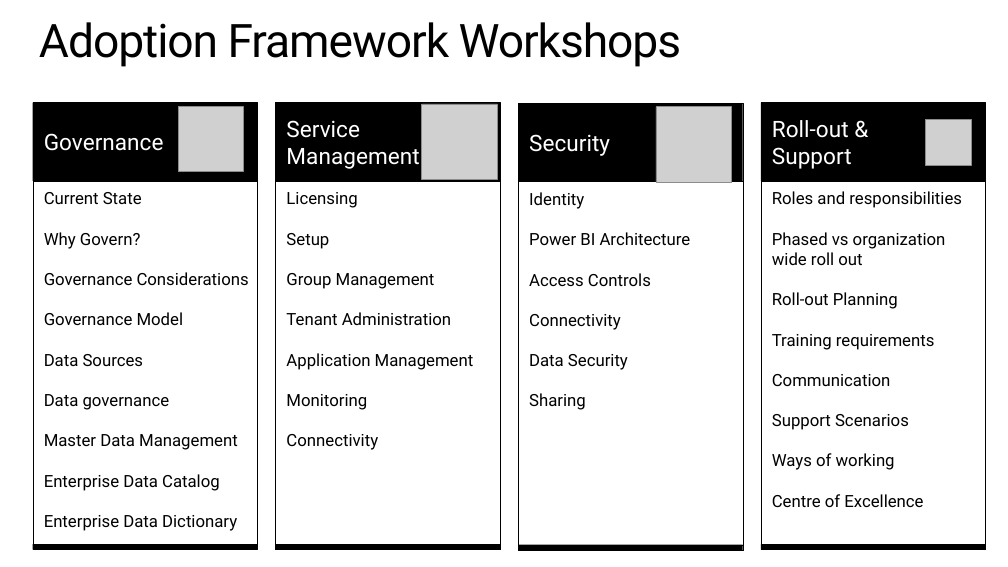
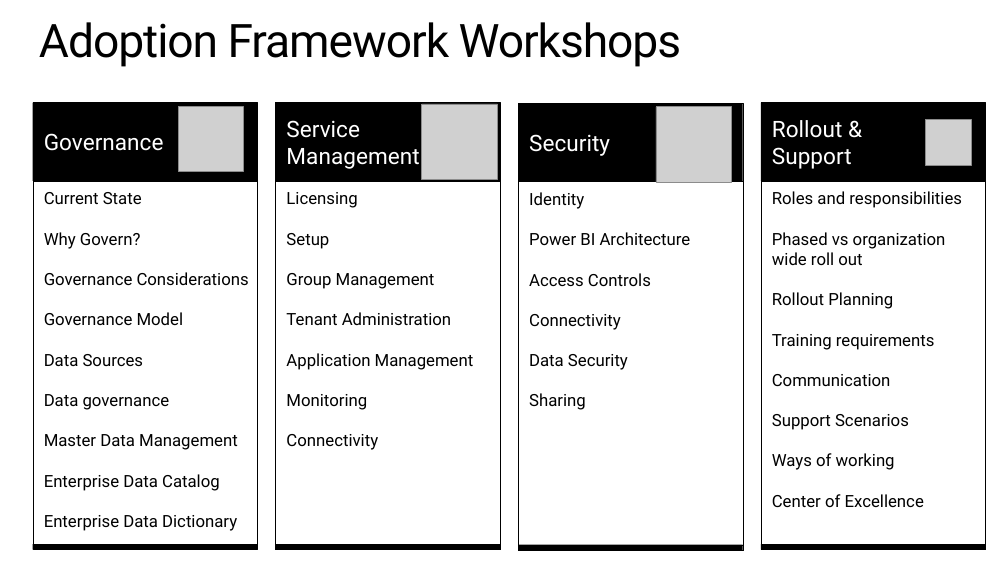
Before and after one commit to pbiaf/powerbiadoption, a slide deck: slide 8 of 1. Power BI Adoption/1.2 Power BI Adoption - Introduction to the Framework.pptx. Drawn at 1008x567 pixels with LibreOffice and Linux fonts; fonts in the diff are those of the drawing; grey boxes stand for pictures. Boxes give left, top, right and bottom in pixels: in the first picture for what was removed or moved away, otherwise in the second. Text is boxed around its words. In the diff, an @@ line names an element or a change of style, - is before the commit and + after.

```diff
--- a/1. Power BI Adoption/1.2 Power BI Adoption - Introduction to the Framework.pptx
+++ b/1. Power BI Adoption/1.2 Power BI Adoption - Introduction to the Framework.pptx
@@ text in rectangle at bbox=[772, 120, 843, 138]: text changed @@
-Roll-out &
+Rollout &
@@ text in rectangle at bbox=[772, 292, 893, 309]: text changed @@
-Roll-out Planning
+Rollout Planning
@@ text in rectangle at bbox=[772, 494, 924, 507]: text changed @@
-Centre of Excellence
+Center of Excellence
```
Also in this commit, not shown: 2 other slides changed, 2 other files.
